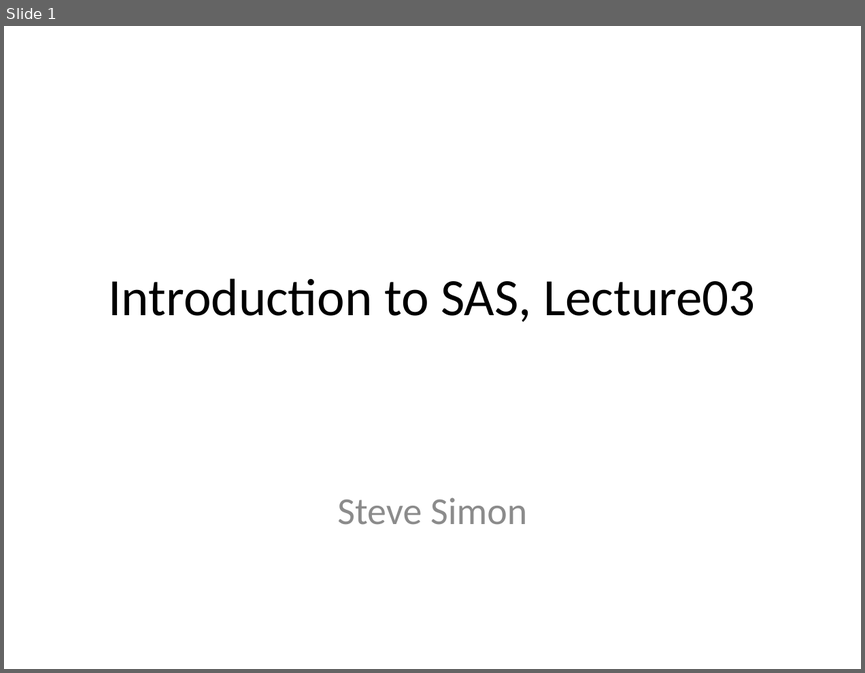
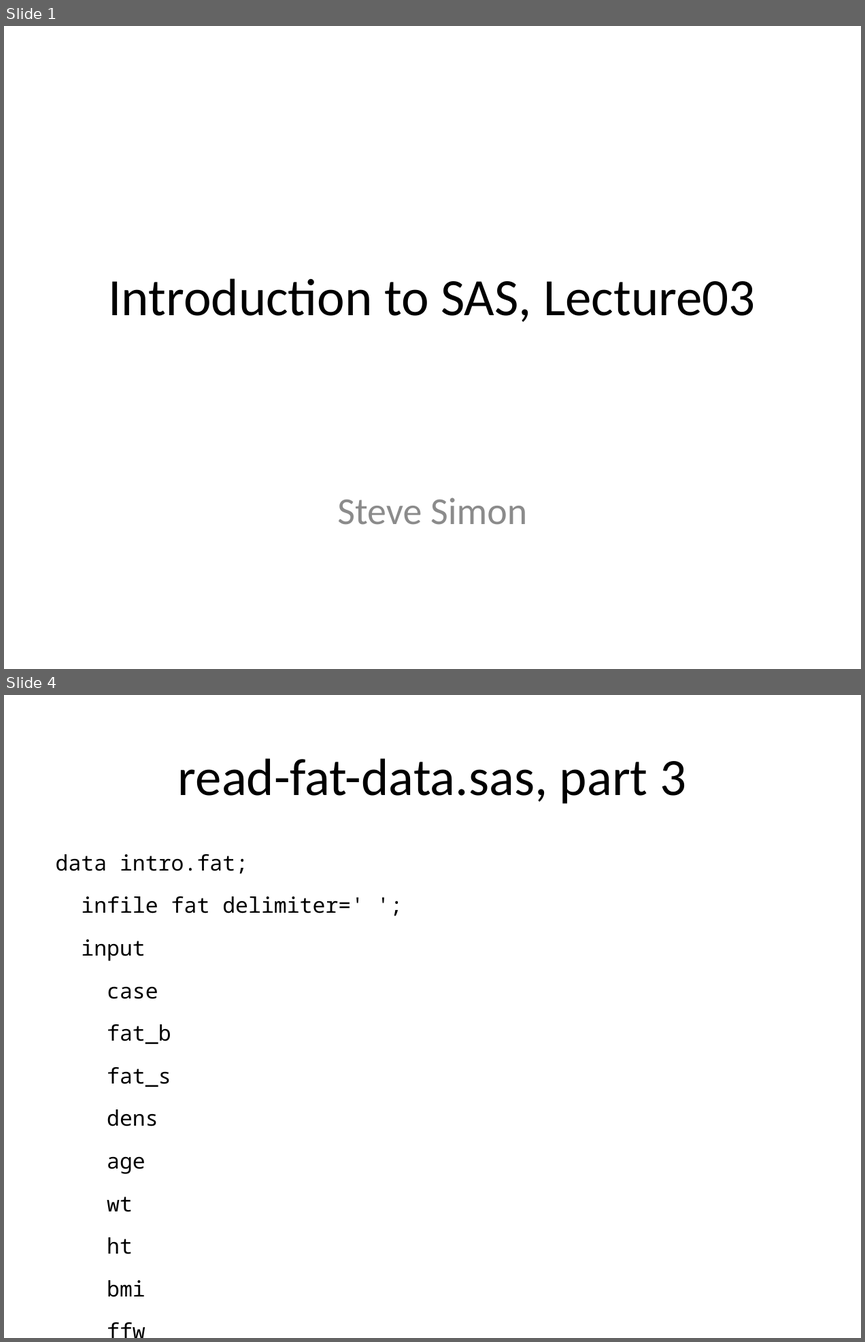
Before and after one commit to classes-simon/5507, a slide deck: module03/src/slides-and-speaker-notes-03.pptx. Shown one above the other, each under a label of ours: slide 1 before the commit, slides 1 and 4 after it; the slides between them are not shown. The pictures are 865x673 and 865x1342 pixels, drawn with LibreOffice and Linux fonts; fonts in the diff are those of the drawing. Boxes give left, top, right and bottom in pixels: in the first picture for what was removed or moved away, otherwise in the second. Text is boxed around its words. In the diff, an @@ line names an element or a change of style, - is before the commit and + after.

```diff
--- a/module03/src/slides-and-speaker-notes-03.pptx
+++ b/module03/src/slides-and-speaker-notes-03.pptx
@@ slide 4 added at (x1=4, y1=695, x2=861, y2=1338), background #FFFFFF @@
@@ title added at (x1=178, y1=758, x2=686, y2=804), 44 pt, text #000000 @@
+read-fat-data.sas, part 3
@@ text added at (x1=56, y1=854, x2=364, y2=1297), 18 pt, text #000000 @@
+data intro.fat;
+infile fat delimiter=' ';
+input
+case
+fat_b
+fat_s
+dens
+age
+wt
+ht
+bmi
+ffw
+neck
+...
```
Also in this commit, not shown: 2 slides changed, 5 other slides added, 4 other files.
